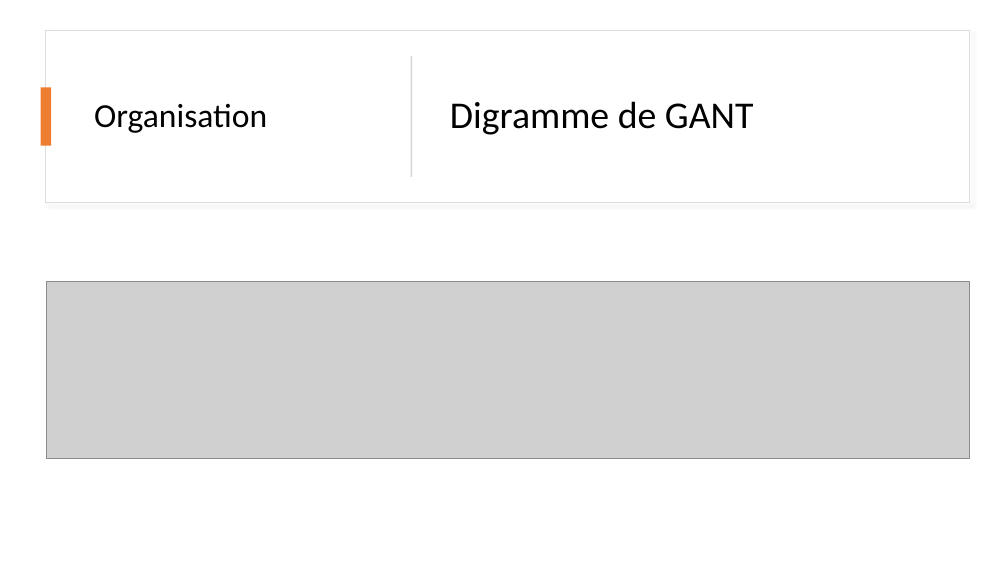
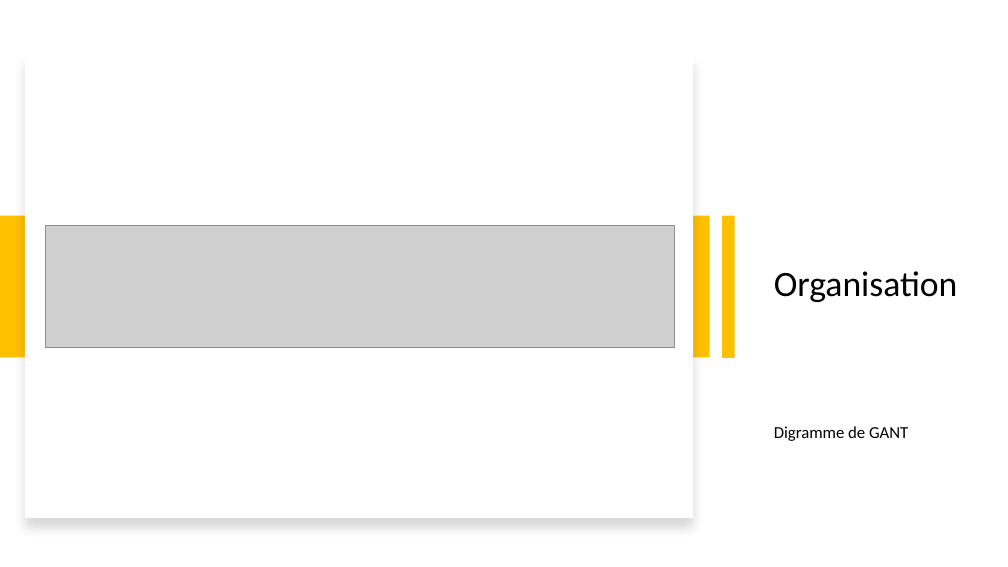
Before and after one commit to neopolitan2012/PT-LPBDD, a slide deck: slide 5 of Soutenance_PT.pptx. Drawn at 1008x567 pixels with LibreOffice and Linux fonts; fonts in the diff are those of the drawing; grey boxes stand for pictures. Boxes give left, top, right and bottom in pixels: in the first picture for what was removed or moved away, otherwise in the second. Text is boxed around its words. In the diff, an @@ line names an element or a change of style, - is before the commit and + after.

```diff
--- a/Soutenance_PT.pptx
+++ b/Soutenance_PT.pptx
@@ rectangle added at <box>25,55,693,518</box>, fill #FFFFFF @@
@@ rectangle removed at <box>46,30,969,203</box> @@
@@ rectangle removed at <box>411,56,412,177</box> @@
@@ rectangle removed at <box>41,88,51,146</box> @@
@@ title "Organisation": place and size @@
-title "Organisation" at <box>94,104,267,133</box>
+title "Organisation" at <box>774,271,958,302</box>
@@ title "Organisation" at <box>774,271,958,302</box>: size 32 to 34 pt @@
@@ rectangle added at <box>0,216,710,358</box>, fill #FFC000 @@
@@ picture: place and size @@
-picture at <box>46,281,969,459</box>
+picture at <box>45,226,675,347</box>
@@ rectangle added at <box>722,216,735,358</box>, fill #FFC000 @@
@@ text "Digramme de GANT": place and size @@
-text "Digramme de GANT" at <box>450,101,753,135</box>
+text "Digramme de GANT" at <box>774,426,908,441</box>
@@ text "Digramme de GANT" at <box>774,426,908,441</box>: size 36 to 16 pt; vertical alignment middle to top @@
```
Also in this commit, not shown: 11 other slides changed, 6 slides added, 2 slides removed.
